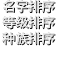
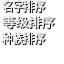
Revision of a layered 64px x 64px image; what changed, layer by layer:
painted on "名字排序 等级排序 种族排序" over (2, 0, 55, 45)
